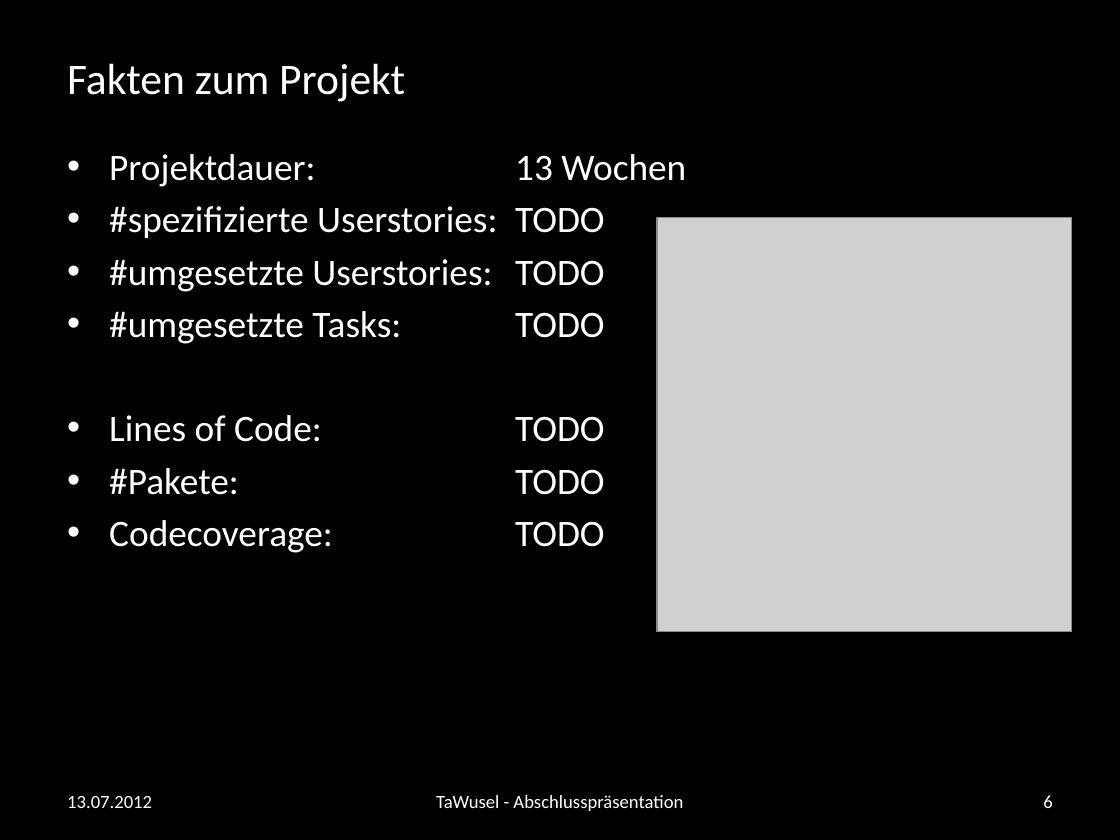
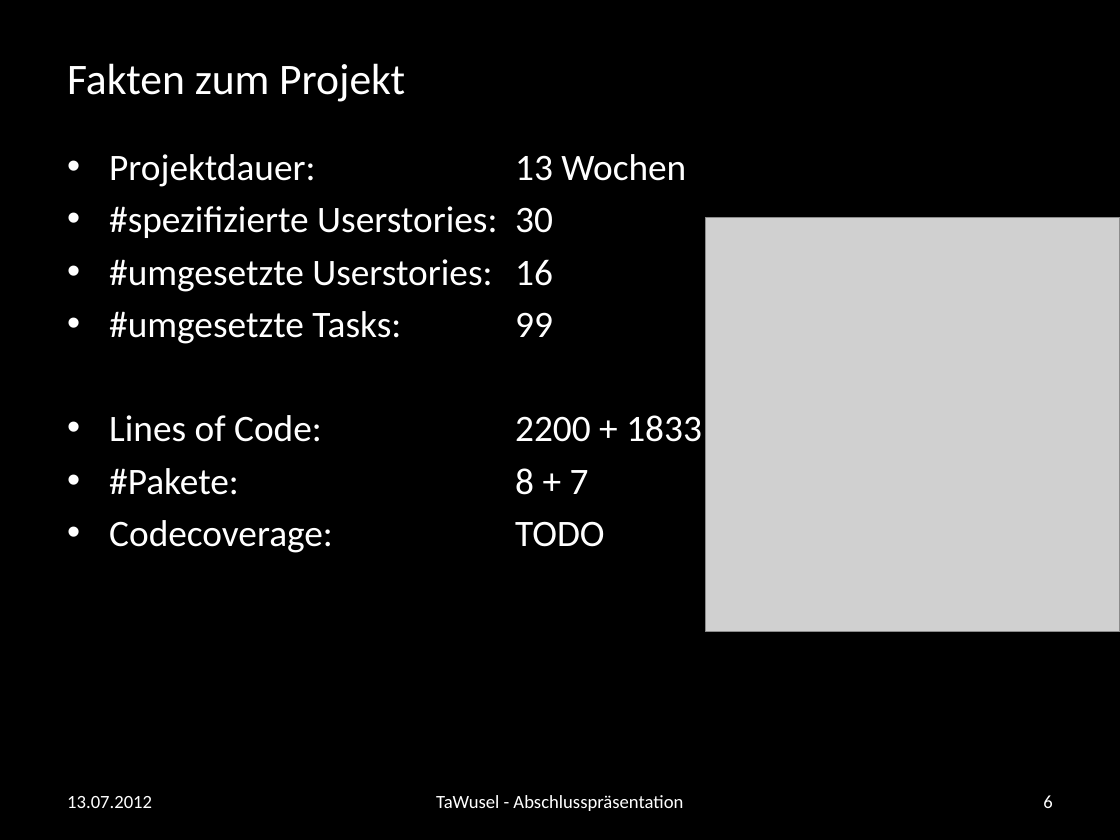
Before and after one commit to andreasnuesslein/swp_kp2_2012_gruppe1, a slide deck: slide 6 of Abschluss-Praesentation/vorlage.pptx. Drawn at 1120x840 pixels with LibreOffice and Linux fonts; fonts in the diff are those of the drawing; grey boxes stand for pictures; background and template pictures are left out. Boxes give left, top, right and bottom in pixels: in the first picture for what was removed or moved away, otherwise in the second. Text is boxed around its words. In the diff, an @@ line names an element or a change of style, - is before the commit and + after.

Commit message:
abschlusspräsi update
dabei gleich aktualisieren der userstories

```diff
--- a/Abschluss-Praesentation/vorlage.pptx
+++ b/Abschluss-Praesentation/vorlage.pptx
@@ text at [109, 206, 702, 495]: text changed @@
-• #spezifizierte Userstories: TODO
-• #umgesetzte Userstories: TODO
-• #umgesetzte Tasks: TODO
-• Lines of Code: TODO
-• #Pakete: TODO
+• #spezifizierte Userstories: 30
+• #umgesetzte Userstories: 16
+• #umgesetzte Tasks: 99
+• Lines of Code: 2200 + 1833
+• #Pakete: 8 + 7
@@ picture: place and size @@
-picture at [657, 217, 1072, 632]
+picture at [706, 217, 1120, 632]
```
Also in this commit, not shown: 2 other slides changed, 2 other files.
